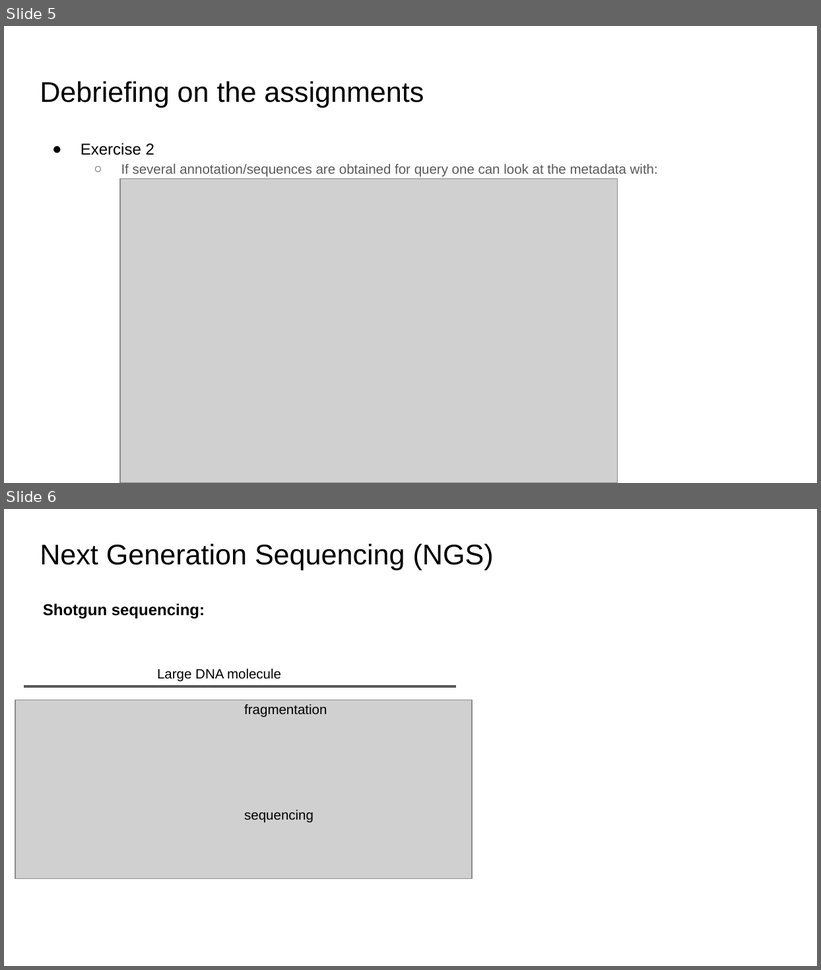
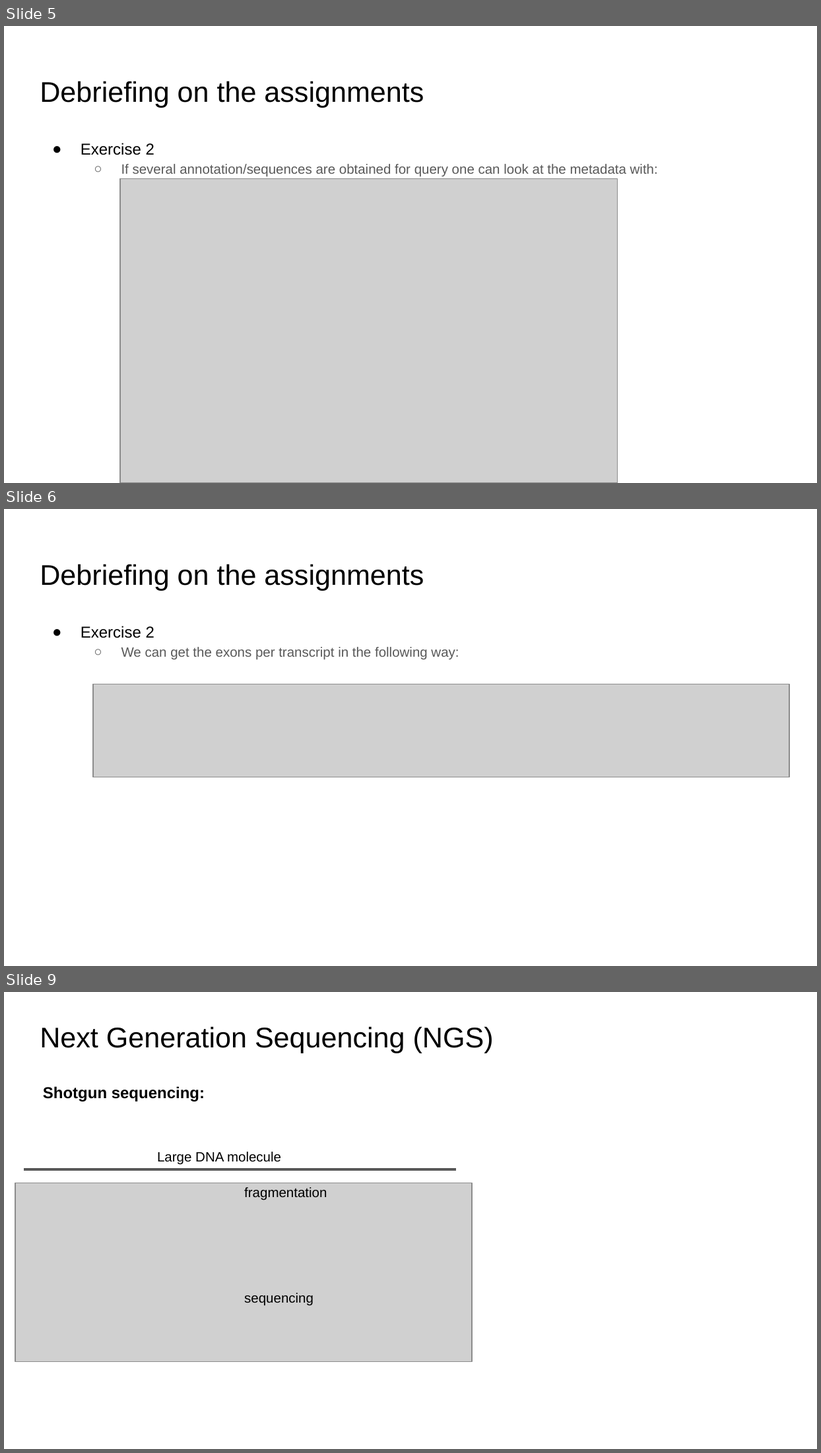
Before and after one commit to ETHZ-INS/ethEpigen2023_materials, a slide deck: week03/epigen_w3.pptx. Shown one above the other, each under a label of ours: slides 5 and 6 before the commit, slides 5, 6 and 9 after it; the slides between them are not shown. The pictures are 821x970 and 821x1453 pixels, drawn with LibreOffice and Linux fonts; fonts in the diff are those of the drawing; grey boxes stand for pictures. Boxes give left, top, right and bottom in pixels: in the first picture for what was removed or moved away, otherwise in the second. Text is boxed around its words. In the diff, an @@ line names an element or a change of style, - is before the commit and + after.

Commit message:
updated debriefing

```diff
--- a/week03/epigen_w3.pptx
+++ b/week03/epigen_w3.pptx
@@ slide 6 added at [4, 509, 817, 966], background #FFFFFF @@
@@ title added at [40, 564, 424, 590], 25.2 pt, text #000000 @@
+Debriefing on the assignments
@@ text added at [81, 626, 459, 660], 12 pt, text #595959 @@
+● Exercise 2
+  ○ We can get the exons per transcript in the following way:
@@ picture added at [94, 685, 789, 778] @@
@@ what was slide 6 is now slide 9 @@
```
Also in this commit, not shown: 2 slides changed, 2 other slides added, 1 other file.
